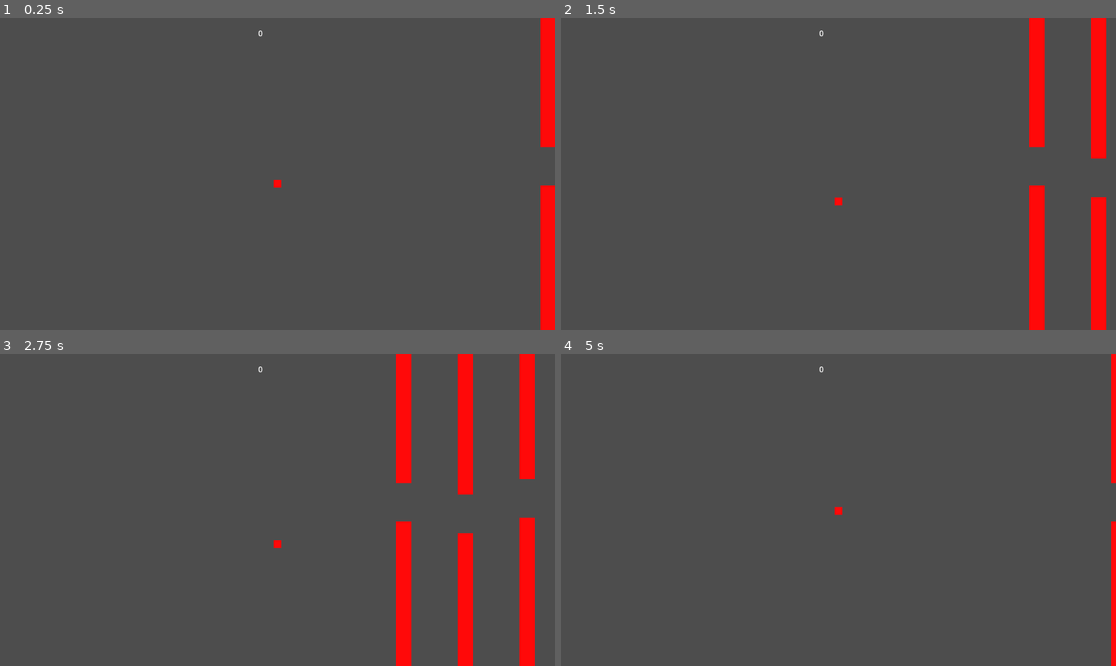
Above: before the commit, frames 1-4 (two rows, left to right).
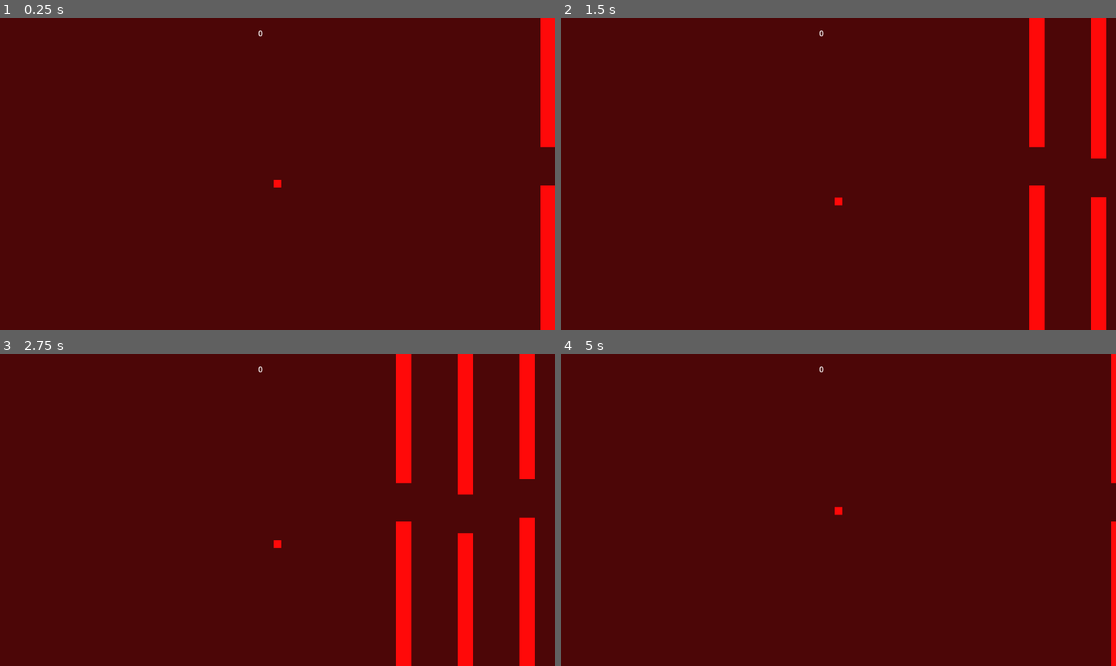
Above: after the commit, the same moments.

Repository: shilkpatel/flappy-bird-clone
Game: Godot game, scene res://world.tscn
The game is run twice, just before and just after one commit, with the same random seed, the same clock (stepped at 60 frames per second) and the same inputs.
Inputs:
- Up to frame 1 (0.25 s): no input
- Up to frame 2 (1.5 s): tap Space (Flap) at 0.77, 1.07 s
- Up to frame 3 (2.75 s): tap Space (Flap) at 1.52, 1.82 s
- Up to frame 4 (5 s): tap Space (Flap) at 3.02, 3.32, 3.77, 4.07, 4.52, 4.82 s

The runs differ from the first frame. In frame 1, 98% of the frame differs, in the area x 0-100%, y 0-100%; in frame 2, 95%; in frame 3, 93%; in frame 4, 99%.

Commit message:
finishing touches

Diff:
--- a/world.tscn
+++ b/world.tscn
@@ -68,6 +68,12 @@
 
 [node name="Camera2D" type="Camera2D" parent="."]
 
+[node name="background" type="Sprite2D" parent="."]
+modulate = Color(0.298039, 0.741176, 0.776471, 1)
+z_index = -5
+scale = Vector2(40000, 200)
+texture = ExtResource("2_qaboh")
+
 [connection signal="area_entered" from="PlayerNode/Player/detect" to="PlayerNode/Player" method="_on_detect_area_entered"]
 [connection signal="body_entered" from="PlayerNode/Player/detect" to="PlayerNode/Player" method="_on_detect_body_entered"]
 [connection signal="body_entered" from="PlayerNode/Player/resetter" to="PlayerNode/Player" method="_on_resetter_body_entered"]
